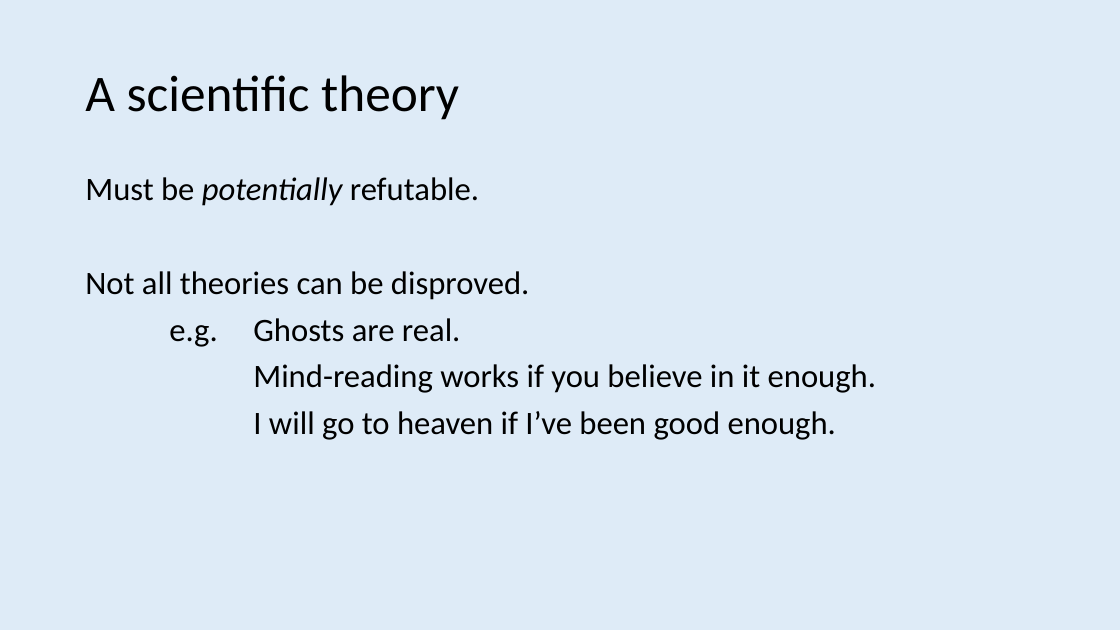
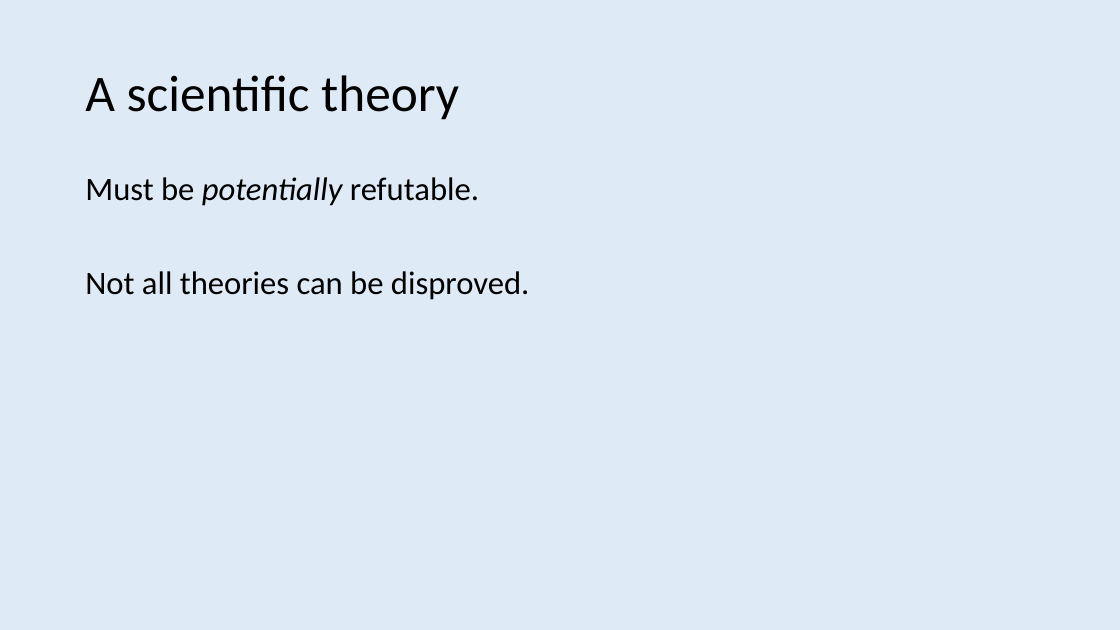
Before and after one commit to ajwills72/rmhealth-found, a slide deck: slide 21 of docs/science_truth_honesty.pptx. Drawn at 1120x630 pixels with LibreOffice and Linux fonts; fonts in the diff are those of the drawing. Boxes give left, top, right and bottom in pixels: in the first picture for what was removed or moved away, otherwise in the second. Text is boxed around its words. In the diff, an @@ line names an element or a change of style, - is before the commit and + after.

Commit message:
Restructure workshops post TA meeting

```diff
--- a/docs/science_truth_honesty.pptx
+++ b/docs/science_truth_honesty.pptx
@@ text at (169,318,876,440): paragraphs removed @@
-e.g. Ghosts are real.
-Mind-reading works if you believe in it enough.
-I will go to heaven if I’ve been good enough.
```
Also in this commit, not shown: 8 other slides changed, 7 other files.
